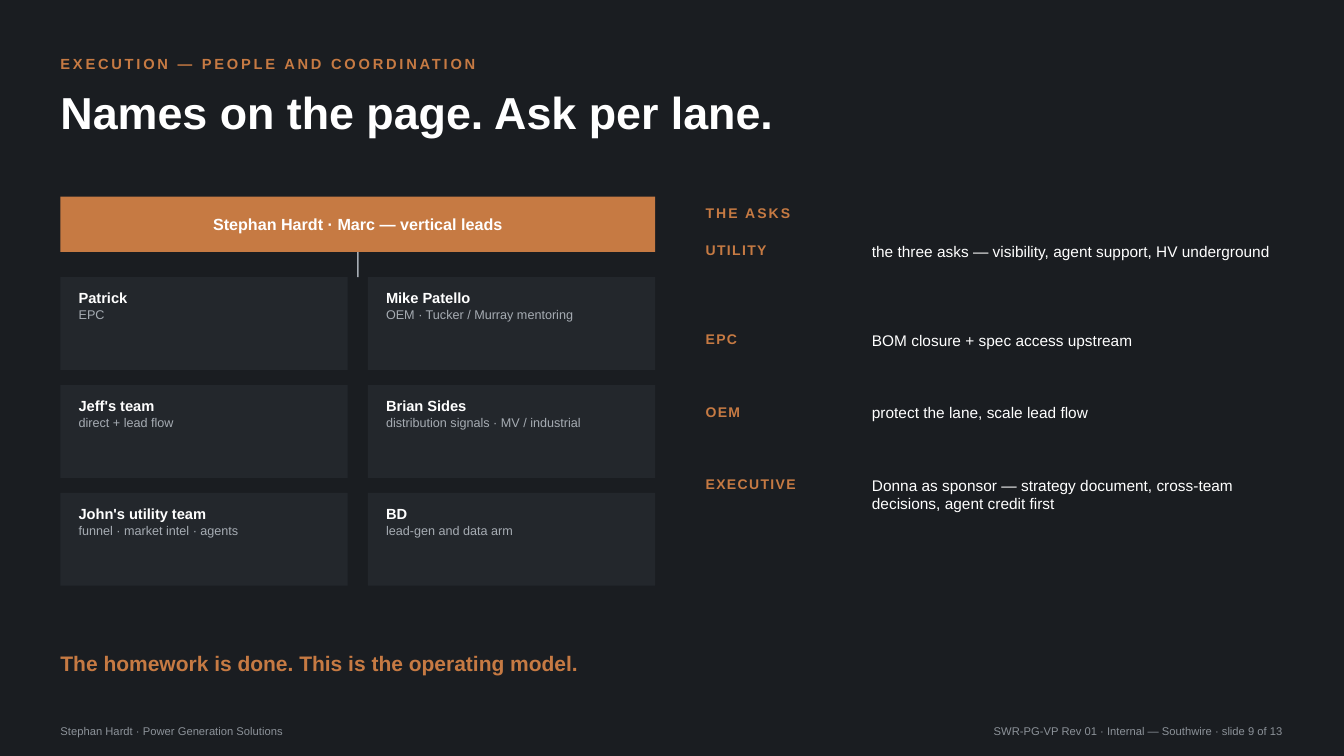
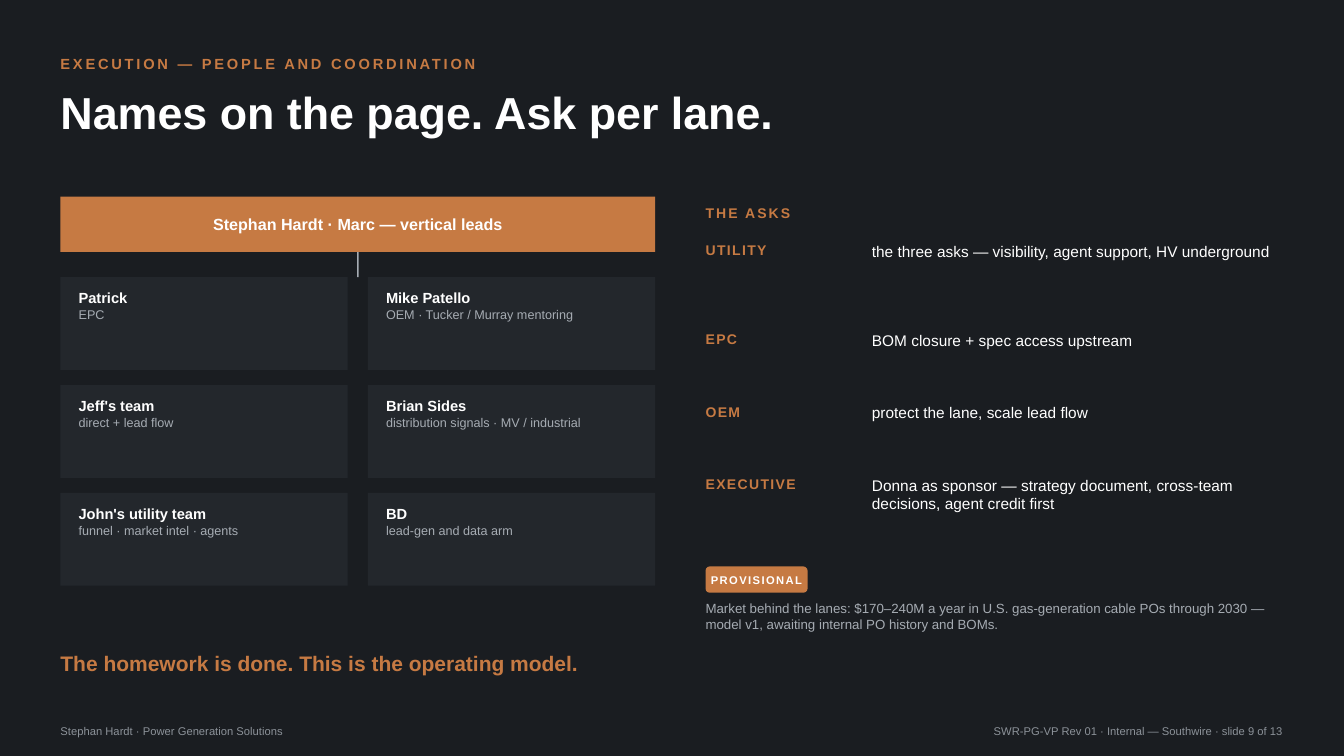
Before and after one commit to shardt87/ln, a slide deck: slide 9 of deck/Southwire_PowerGen_ValueProp_Rev01.pptx. Drawn at 1344x756 pixels with LibreOffice and Linux fonts; fonts in the diff are those of the drawing. Boxes give left, top, right and bottom in pixels: in the first picture for what was removed or moved away, otherwise in the second. Text is boxed around its words. In the diff, an @@ line names an element or a change of style, - is before the commit and + after.

```diff
--- a/deck/Southwire_PowerGen_ValueProp_Rev01.pptx
+++ b/deck/Southwire_PowerGen_ValueProp_Rev01.pptx
@@ rounded rectangle added at bbox=[706, 567, 808, 593], fill #C67A43, 8 pt, text #FFFFFF, bold @@
+PROVISIONAL
@@ text added at bbox=[706, 603, 1248, 632], 9.5 pt, text #A6ACB3 @@
+Market behind the lanes: $170–240M a year in U.S. gas-generation cable POs through 2030 — model v1, awaiting internal PO history and BOMs.
```
Also in this commit, not shown: 1 other file.
